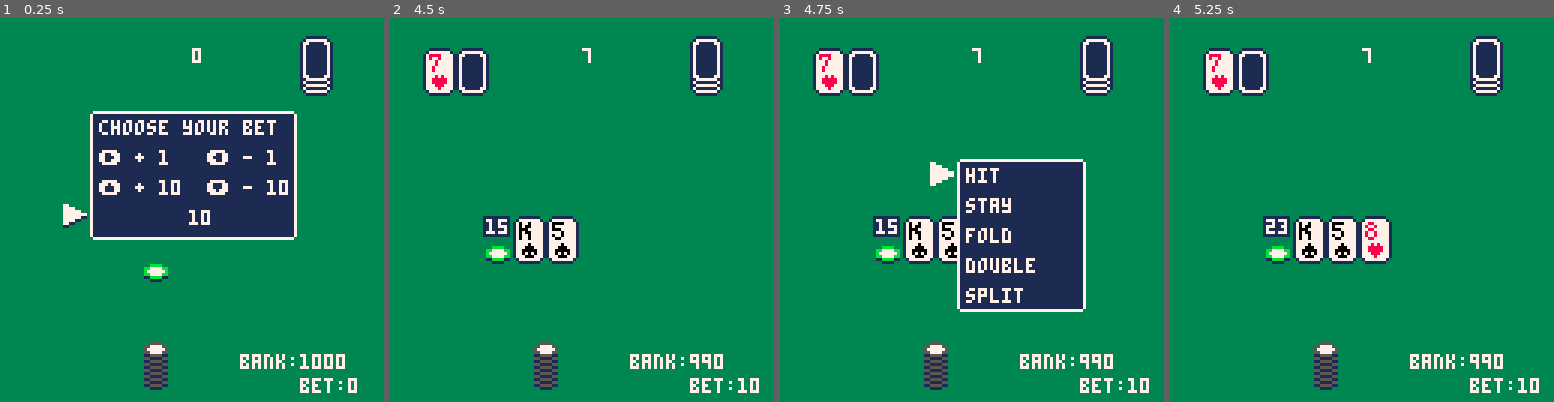
Above: before the commit, frames 1-4 (left to right).
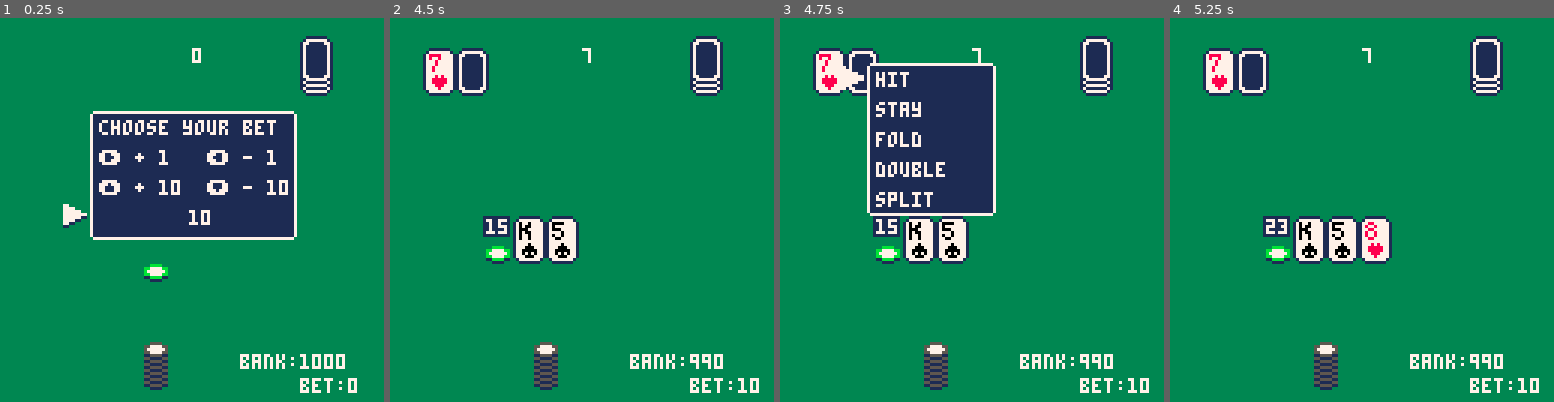
Above: after the commit, the same moments.

Repository: UA-koval/blackjack-pico-8
Game: PICO-8 cartridge blackjack.p8
Same seed, same stepped clock (60 frames per second), same inputs: the game is played once before the commit and once after it.
Inputs:
- Up to frame 1 (0.25 s): no input
- Up to frame 2 (4.5 s): tap O (Z key) at 0.7, 1.7, 2.1, 2.5, 2.9, 3.3, 3.7, 4.1 s; hold Right 1.6-2.1 s; hold Up 2.15-2.42 s; hold Right 2.47-3.03 s; hold Left 3.08-3.58 s; hold Down 3.63-3.97 s; hold Right from 4.02 s (still down)
- Up to frame 3 (4.75 s): tap O (Z key) at 4.5 s; release Right at 4.68 s; hold Up from 4.73 s (still down)
- Up to frame 4 (5.25 s): tap O (Z key) at 4.9 s; release Up at 5.03 s; hold Left from 5.08 s (still down)

Frames 1-2 are identical in both runs. In frame 3, 24% of the frame differs, in the area x 16-80%, y 11-77%; in frame 4, nothing differs.

Commit message:
Progress.

Diff:
--- a/blackjack.p8
+++ b/blackjack.p8
@@ -193,6 +193,8 @@
 -->8
 -- draw ui functions
 function draw_game_window()
+  menux=handx
+  menuy=handy-sizey-2
 	 -- window background
 	 if (blackjacks[active_hand]) return
 	 menuy+=active_hand*16
